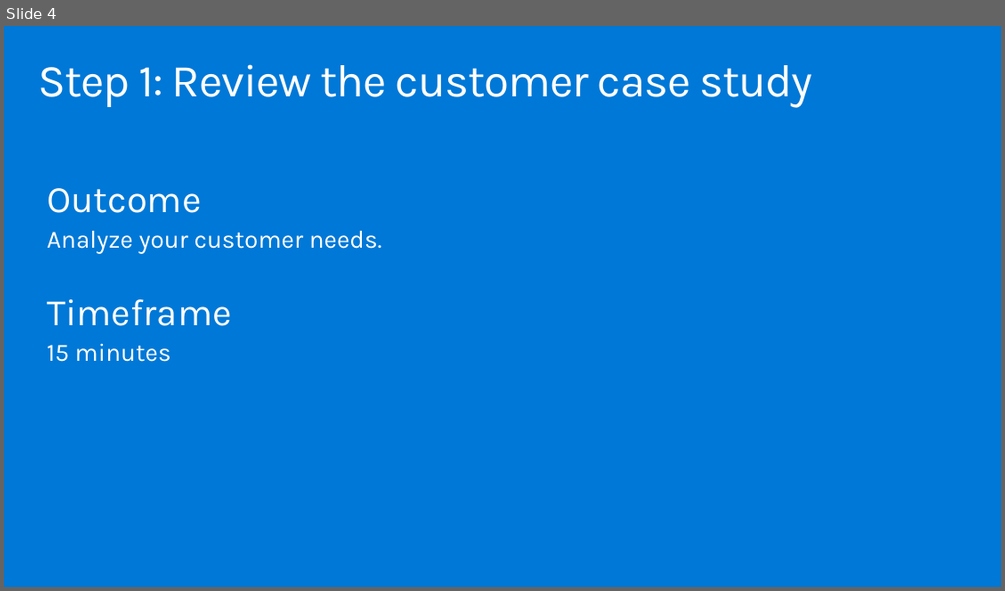
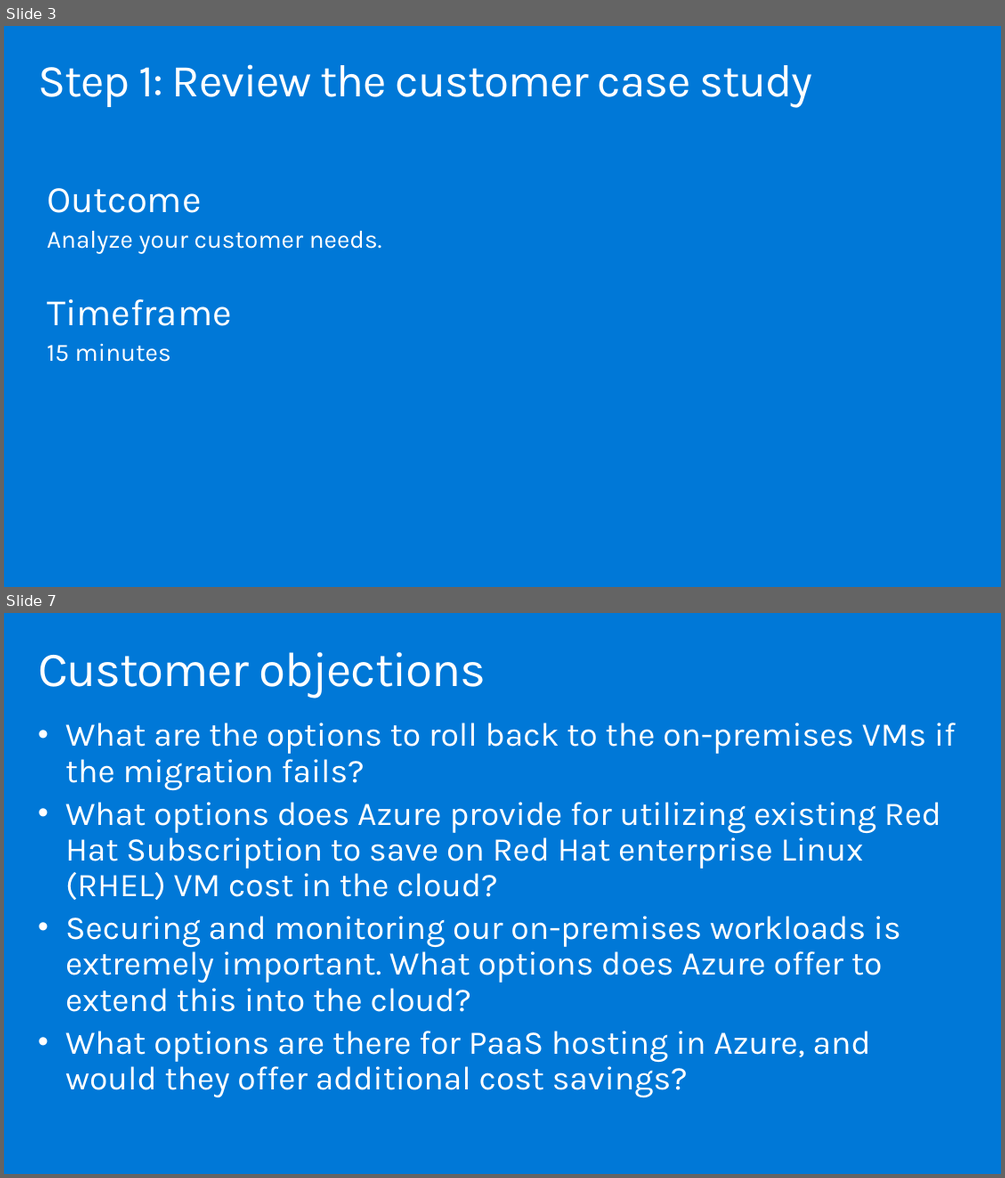
Before and after one commit to solliancenet/MCW-Migrate-Linux-OSS-DB-to-Azure, a slide deck: Whiteboard design session/WDS trainer presentation - Migrate and modernize case for Linux and OSS DB to Azure.pptx. Shown one above the other, each under a label of ours: slide 4 before the commit, slides 3 and 7 after it; the slides between them are not shown. The pictures are 1005x591 and 1005x1178 pixels, drawn with LibreOffice and Linux fonts; fonts in the diff are those of the drawing. Boxes give left, top, right and bottom in pixels: in the first picture for what was removed or moved away, otherwise in the second. Text is boxed around its words. In the diff, an @@ line names an element or a change of style, - is before the commit and + after.

```diff
--- a/Whiteboard design session/WDS trainer presentation - Migrate and modernize case for Linux and OSS DB to Azure.pptx
+++ b/Whiteboard design session/WDS trainer presentation - Migrate and modernize case for Linux and OSS DB to Azure.pptx
@@ slide 7 added at [4, 613, 1001, 1174], background #0078D7 @@
@@ title added at [38, 652, 486, 698], 47 pt, text #FFFFFF @@
+Customer objections
@@ text added at [65, 722, 955, 1098], 32 pt, text #FFFFFF @@
+• What are the options to roll back to the on-premises VMs if the migration fails?
+• What options does Azure provide for utilizing existing Red Hat Subscription to save on Red Hat enterprise Linux (RHEL) VM cost in the cloud?
+• Securing and monitoring our on-premises workloads is extremely important. What options does Azure offer to extend this into the cloud?
+• What options are there for PaaS hosting in Azure, and would they offer additional cost savings?
@@ what was slide 4 is now slide 3 @@
```
Also in this commit, not shown: 1 slide changed, 23 other slides added, 17 slides removed, 3 other files.
